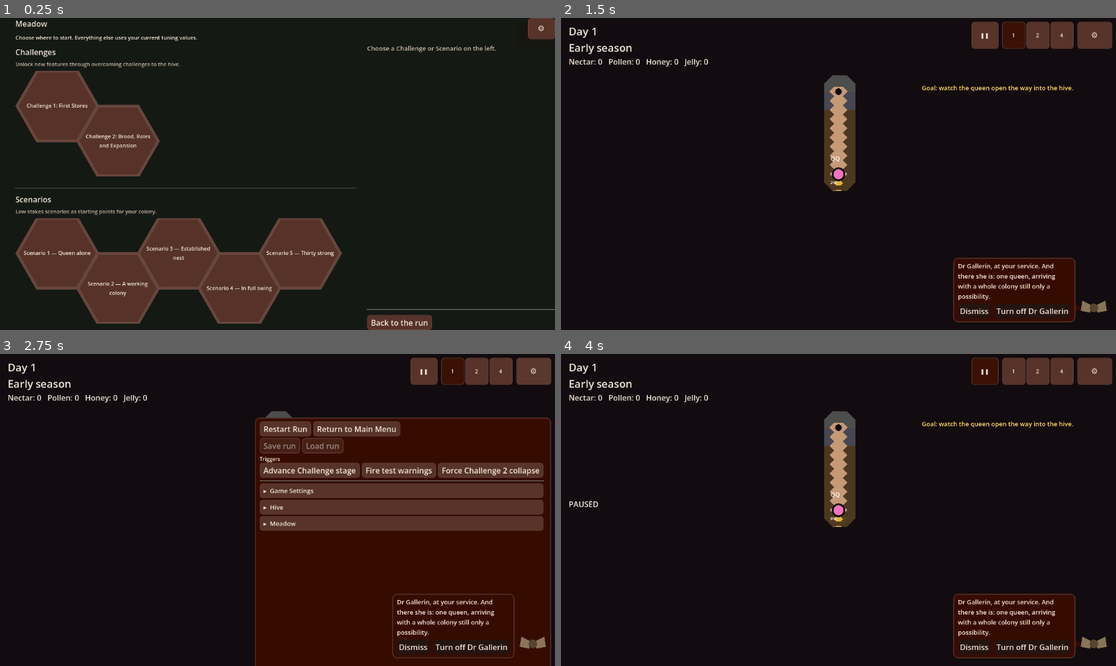
Above: before the commit, frames 1-4 (two rows, left to right).
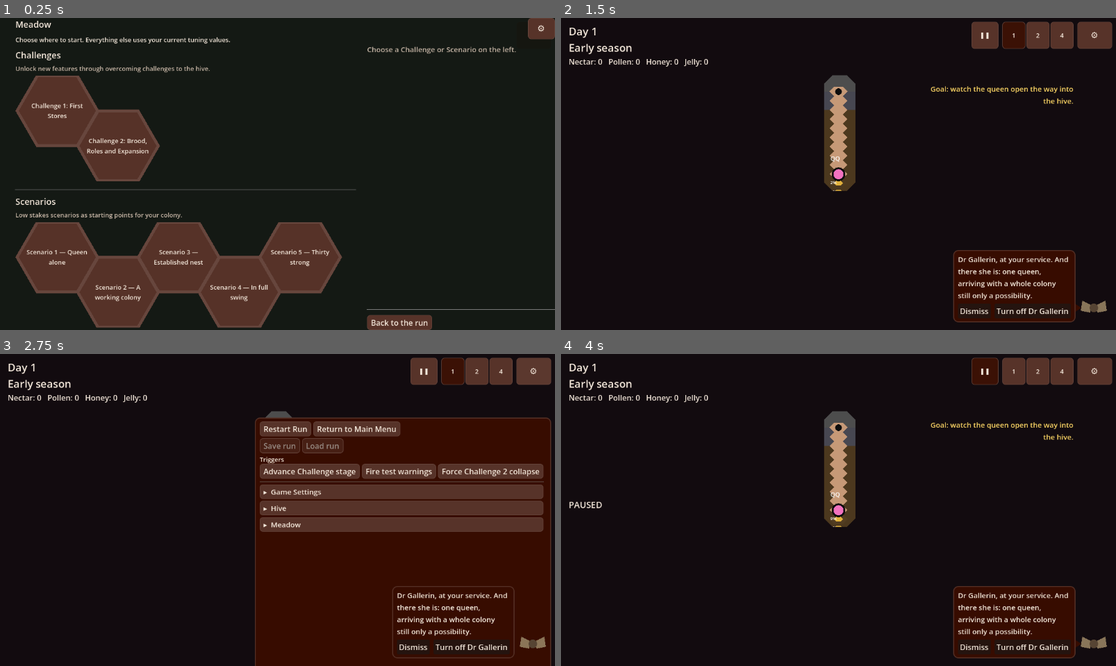
Above: after the commit, the same moments.

Repository: wonderburg7/meadow
Game: Godot game, scene res://scenes/Main.tscn
Same seed, same stepped clock (60 frames per second), same inputs: the game is played once before the commit and once after it.
Inputs (mouse positions are in pixels of both pictures, inside the frame that each line leads up to):
- Up to frame 1 (0.25 s): no input
- Up to frame 2 (1.5 s): click (616, 105) at 0.52 s; click "Start" at 1.25 s
- Up to frame 3 (2.75 s): click "⚙" at 2 s
- Up to frame 4 (4 s): click "Restart Run" at 2.75 s; click "❚❚" at 3.5 s

The runs differ from the first frame. In frame 1, 6.1% of the frame differs, in the area x 2-98%, y 0-100%; in frame 2, 2.0%; in frame 3, 3.7%; in frame 4, 2.1%.

Commit message:
HC-4: raise default text size by 2px, keep Gallerin's bubble text matched to Body
TYPE_SIZES: Heading 16->18, Body 13->15, Small 11->13, Tiny 9->11.
GallerinPanel.BUBBLE_TEXT_SIZE tracks the Body change it mirrors.
Reviewed the three named widths (SELECTION_TRAY_MIN_WIDTH, BUBBLE_WIDTH,
the tray column's 100px floor): all three hold their text in autowrap
labels or dynamically-sized columns, so none needs raising.

Co-Authored-By: Claude Sonnet 5 <noreply@anthropic.com>

Diff:
--- a/scripts/gallerin_panel.gd
+++ b/scripts/gallerin_panel.gd
@@ -29,7 +29,7 @@
 const ICON_MARGIN := 16.0
 const BUBBLE_WIDTH := 460.0
 ## Matches UiTheme's Body text, which is what the summary panel uses.
-const BUBBLE_TEXT_SIZE := 13
+const BUBBLE_TEXT_SIZE := 15
 
 const BUBBLE_GAP := 8.0
 
--- a/scripts/ui_theme.gd
+++ b/scripts/ui_theme.gd
@@ -205,10 +205,10 @@
 ## variation = "Body") and automatically tracks whatever Session.text_
 ## scale/ui_typeface are currently set to.
 const TYPE_SIZES := {
-	"Heading": 16,
-	"Body": 13,
-	"Small": 11,
-	"Tiny": 9,
+	"Heading": 18,
+	"Body": 15,
+	"Small": 13,
+	"Tiny": 11,
 }
 
 ## Returns the shared mutable Theme used by every panel. Keeping one resource
